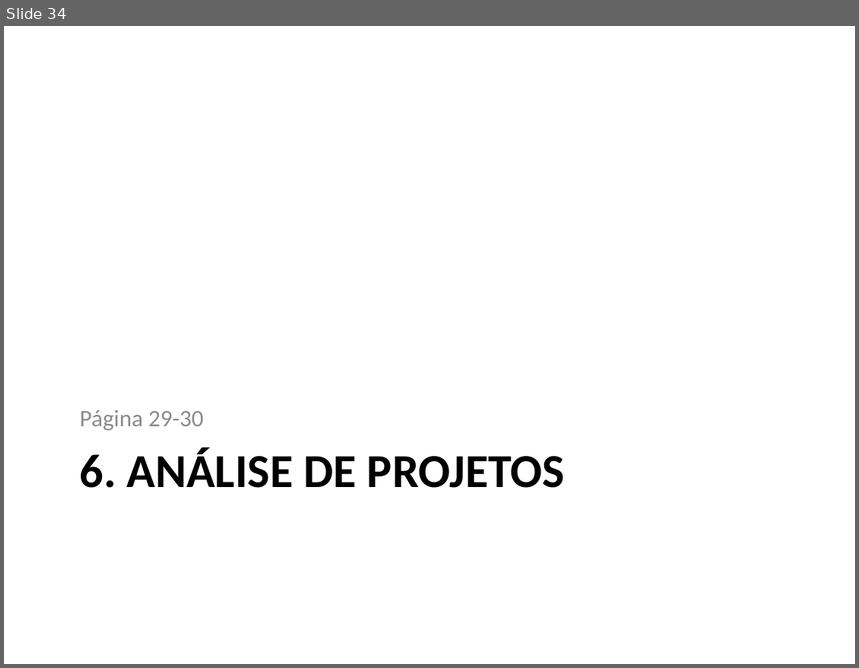
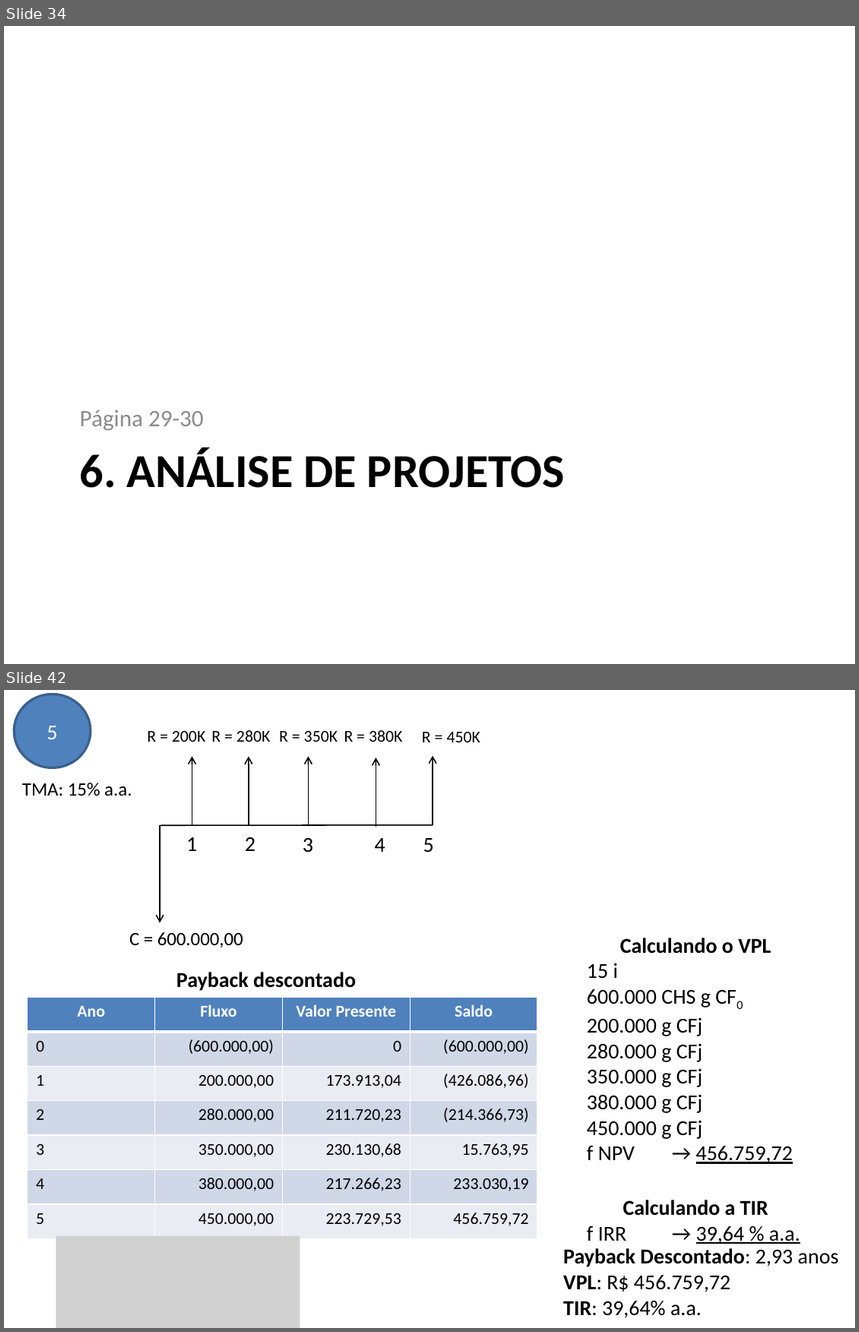
Before and after one commit to avelinoferreiragf/avelino, a slide deck: Gestao Estrategica TI/06 - Análise de Viabilidade de Projetos/Exercícios.pptx. Shown one above the other, each under a label of ours: slide 34 before the commit, slides 34 and 42 after it; the slides between them are not shown. The pictures are 859x668 and 859x1332 pixels, drawn with LibreOffice and Linux fonts; fonts in the diff are those of the drawing; grey boxes stand for pictures. Boxes give left, top, right and bottom in pixels: in the first picture for what was removed or moved away, otherwise in the second. Text is boxed around its words. In the diff, an @@ line names an element or a change of style, - is before the commit and + after.

```diff
--- a/Gestao Estrategica TI/06 - Análise de Viabilidade de Projetos/Exercícios.pptx
+++ b/Gestao Estrategica TI/06 - Análise de Viabilidade de Projetos/Exercícios.pptx
@@ slide 42 added at bbox=[4, 690, 855, 1328], background #FFFFFF @@
@@ ellipse added at bbox=[14, 695, 91, 768], fill #4F81BD, outline #3A5F8C 2 pt, 18 pt, text #FFFFFF @@
+5
@@ text added at bbox=[22, 783, 132, 796], 16 pt, text #000000 @@
+TMA: 15% a.a.
@@ group added at bbox=[129, 730, 481, 948]: 11 texts, 6 arrows, 1 line @@
+C = 600.000,00
+R = 200K
+1
+3
+5
+R = 280K
+R = 350K
+R = 380K
+R = 450K
+2
+4
@@ text added at bbox=[587, 938, 800, 1244], 18 pt, text #000000 @@
+Calculando o VPL
+15 i
+600.000 CHS g CF0
+200.000 g CFj
+280.000 g CFj
+350.000 g CFj
+380.000 g CFj
+450.000 g CFj
+f NPV → 456.759,72
+Calculando a TIR
+f IRR → 39,64 % a.a.
@@ text added at bbox=[177, 972, 356, 991], 18 pt, text #000000, bold @@
+Payback descontado
@@ table added at bbox=[28, 997, 538, 1239], 7 rows, 4 columns @@
+Ano | Fluxo | Valor Presente | Saldo
+0 | (600.000,00) | 0 | (600.000,00)
+1 | 200.000,00 | 173.913,04 | (426.086,96)
+2 | 280.000,00 | 211.720,23 | (214.366,73)
+3 | 350.000,00 | 230.130,68 | 15.763,95
+4 | 380.000,00 | 217.266,23 | 233.030,19
+5 | 450.000,00 | 223.729,53 | 456.759,72
@@ picture added at bbox=[56, 1236, 300, 1328] @@
@@ text added at bbox=[563, 1249, 839, 1319], 18 pt, text #000000 @@
+Payback Descontado: 2,93 anos
+VPL: R$ 456.759,72
+TIR: 39,64% a.a.
```
Also in this commit, not shown: 3 slides changed, 5 other slides added, 1 other file.
